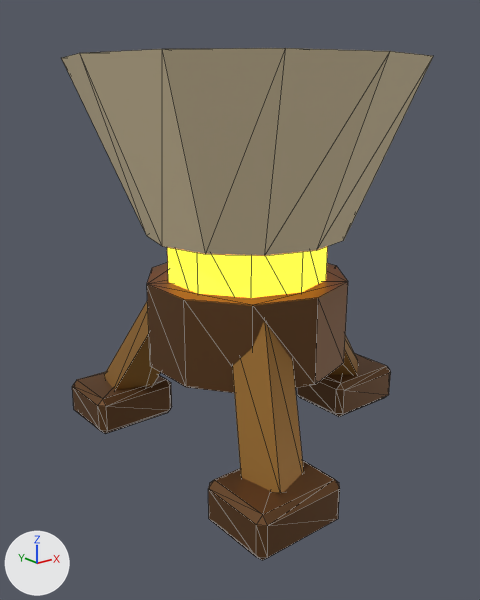
Two versions of the glTF model art/models/mortar.glb, one commit apart.
One viewpoint serves both versions: a 50 mm lens placed at (-0.966, -1.183, 0.843), pointed at (-0.022, -0.003, 0.371). The lights are fixed; the arrows at lower left show +X, +Y and +Z. The picture after the commit comes second. Mesh edges are drawn as thin lines. Where no turn or scale is listed for an object, it has been applied to the vertices. Vertices at exactly the same position are counted once.

Script lines for the objects in view, before the commit:
```python
ob_amber_chamber = bpy.data.objects.new('Amber_chamber', me_cylinder_048)
ob_amber_chamber.location = (0.0, 0.0, 0.47)
ob_folding_leg_009 = bpy.data.objects.new('Folding_leg.009', me_cylinder_044)
ob_folding_leg_009.location = (0.263, 0.0, 0.225)
ob_folding_leg_010 = bpy.data.objects.new('Folding_leg.010', me_cylinder_045)
ob_folding_leg_010.location = (-0.131, 0.227, 0.225)
ob_folding_leg_011 = bpy.data.objects.new('Folding_leg.011', me_cylinder_046)
ob_folding_leg_011.location = (-0.131, -0.227, 0.225)
ob_foot_009 = bpy.data.objects.new('Foot.009', me_cube_034)
ob_foot_009.location = (0.36, 0.0, 0.05)
ob_foot_010 = bpy.data.objects.new('Foot.010', me_cube_035)
ob_foot_010.location = (-0.18, 0.312, 0.05)
ob_foot_011 = bpy.data.objects.new('Foot.011', me_cube_036)
ob_foot_011.location = (-0.18, -0.312, 0.05)
ob_mortar_base = bpy.data.objects.new('Mortar_base', me_cylinder_047)
ob_mortar_base.location = (0.0, 0.0, 0.33)
ob_mortar_bowl = bpy.data.objects.new('Mortar_bowl', me_mortar_bowl)
ob_mortar_bowl.location = (0.0, 0.0, 0.0)
```
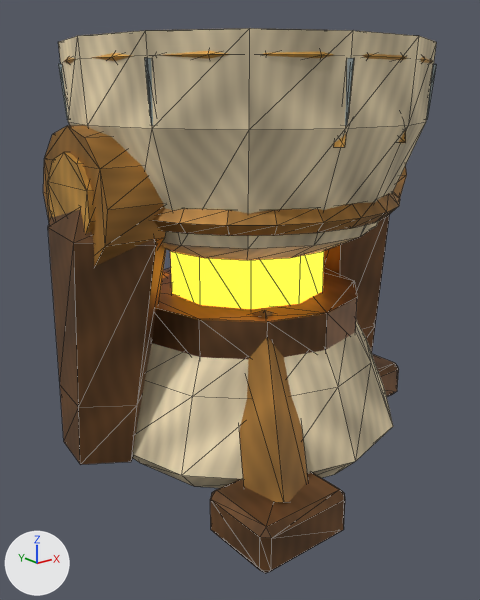
The change, as a diff of the scene's bpy script:
```diff
--- a/art/models/mortar.glb.py
+++ b/art/models/mortar.glb.py
@@ mat_bronze @@
 mat_bronze = principled_material('bronze')
-mat_bronze.base_color = (0.386, 0.188, 0.0395)  # brown #a77838
-mat_bronze.metallic = 0.65
-mat_bronze.roughness = 0.52
+mat_bronze.texture = img_bronze_painted
+mat_bronze.metallic = 0.52
+mat_bronze.roughness = 0.56
@@ mat_bronze_dark @@
 mat_bronze_dark = principled_material('bronze_dark')
-mat_bronze_dark.base_color = (0.156, 0.0704, 0.0242)  # brown #6e4b2b
-mat_bronze_dark.metallic = 0.65
-mat_bronze_dark.roughness = 0.52
+mat_bronze_dark.texture = img_bronze_dark_painted
+mat_bronze_dark.metallic = 0.52
+mat_bronze_dark.roughness = 0.56
@@ mat_stone_cream @@
 mat_stone_cream = principled_material('stone_cream')
-mat_stone_cream.base_color = (0.694, 0.578, 0.371)  # beige #d9c8a4
-mat_stone_cream.roughness = 0.82
+mat_stone_cream.texture = img_stone_cream_painted
+mat_stone_cream.roughness = 0.84
@@ me_cylinder_048 @@
-me_cylinder_048.from_pydata(...)  # 20 vertices, 36 faces; spans x -0.181..0.181, y -0.19..0.19, z -0.105..0.105
+me_cylinder_048.from_pydata(...)  # 20 vertices, 36 faces; spans x -0.174..0.174, y -0.183..0.183, z -0.084..0.084
+# me_cylinder_048 part 1: the whole mesh is scaled about its middle by (0.963, 0.963, 0.805)
 me_cylinder_048.materials.append(mat_sun_amber)
@@ me_mortar_bowl @@
-me_mortar_bowl.from_pydata(...)  # 48 vertices, 72 faces; spans x -0.39..0.39, y -0.39..0.39, z 0.53..0.91
+me_mortar_bowl.from_pydata(...)  # 456 vertices, 816 faces; spans x -0.392..0.395, y -0.385..0.385, z 0.515..0.945
+# me_mortar_bowl part 2: 48 vertices removed from x -0.39..0.39, y -0.39..0.39, z 0.53..0.91; 456 vertices added at x -0.392..0.395, y -0.385..0.385, z 0.515..0.945
 me_mortar_bowl.materials.append(mat_stone_cream)
+me_mortar_bowl.materials.append(mat_bronze_dark)  # picture img_bronze_dark_painted
+me_mortar_bowl.materials.append(mat_bronze)  # picture img_bronze_painted
+me_mortar_bowl.materials.append(mat_brass)  # picture img_brass_painted
+me_mortar_bowl.materials.append(mat_stone_shadow)  # picture img_stone_shadow_painted
@@ ob_folding_leg_009 @@
-ob_folding_leg_009 = bpy.data.objects.new('Folding_leg.009', me_cylinder_044)
@@ ob_folding_leg_010 @@
-ob_folding_leg_010 = bpy.data.objects.new('Folding_leg.010', me_cylinder_045)
@@ ob_folding_leg_011 @@
-ob_folding_leg_011 = bpy.data.objects.new('Folding_leg.011', me_cylinder_046)
@@ ob_foot_009 @@
-ob_foot_009 = bpy.data.objects.new('Foot.009', me_cube_034)
@@ ob_foot_010 @@
-ob_foot_010 = bpy.data.objects.new('Foot.010', me_cube_035)
@@ ob_foot_011 @@
-ob_foot_011 = bpy.data.objects.new('Foot.011', me_cube_036)
@@ ob_mortar_base @@
-ob_mortar_base = bpy.data.objects.new('Mortar_base', me_cylinder_047)
@@ ob_mortar_frame @@
+ob_mortar_frame = bpy.data.objects.new('Mortar_frame', me_cylinder_016)  # 296 vertices, 536 faces; spans x -0.745..0.217, y -0.433..0.433, z -0.225..0.558; in mat_bronze (picture img_bronze_painted), mat_bronze_dark (picture img_bronze_dark_painted), mat_stone_cream (picture img_stone_cream_painted), mat_brass (picture img_brass_painted)
+ob_mortar_frame.location = (0.289, 0.0, 0.225)
```

Location of each change, [x1, y1, x2, y2] in pixels of the pictures (480 x 600 px):
'Mortar_frame', added (brown)
    after: [43, 125, 407, 573]
'Mortar_bowl', surface changed, reshaped (11% taller)
    before: [61, 48, 433, 256]
    after: [58, 28, 437, 260]
'Mortar_base', deleted (brown)
    before: [147, 263, 348, 393]
'Folding_leg.011', deleted (brown)
    before: [232, 321, 304, 493]
'Foot.011', deleted (brown)
    before: [208, 461, 340, 560]
'Amber_chamber', moved, rescaled
    before: [167, 246, 328, 298]
    after: [170, 251, 324, 309]
'Foot.010', deleted (brown)
    before: [72, 372, 172, 434]
'Foot.009', deleted (brown)
    before: [297, 353, 391, 417]
'Folding_leg.010', deleted (brown)
    before: [104, 300, 161, 390]
'Folding_leg.009', deleted (brown)
    before: [330, 335, 358, 375]
